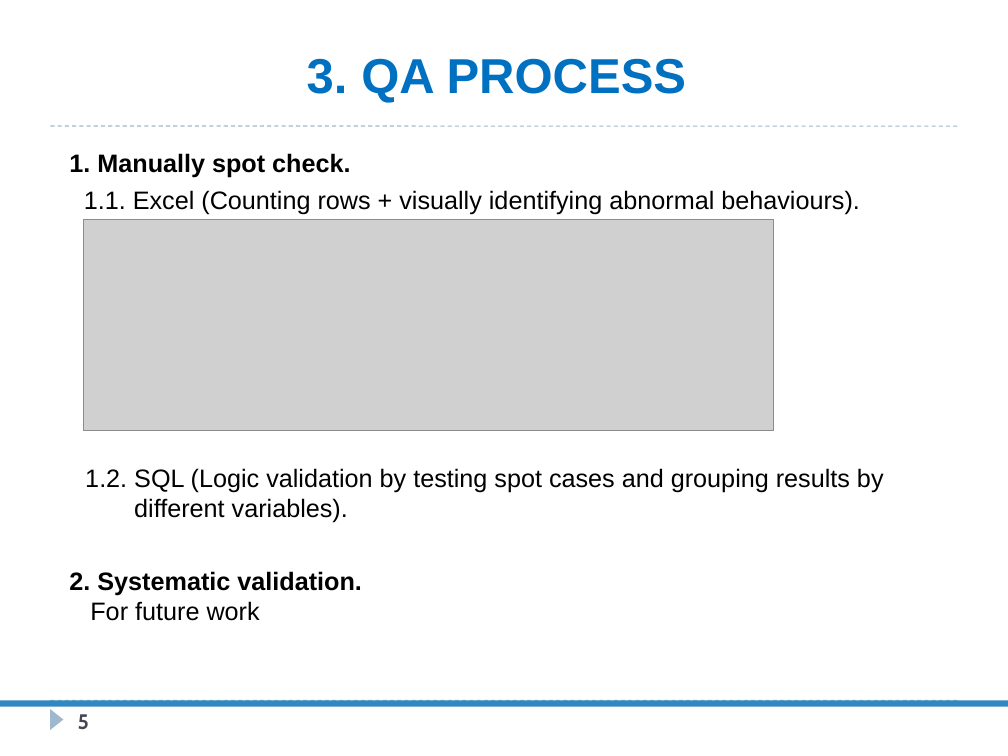
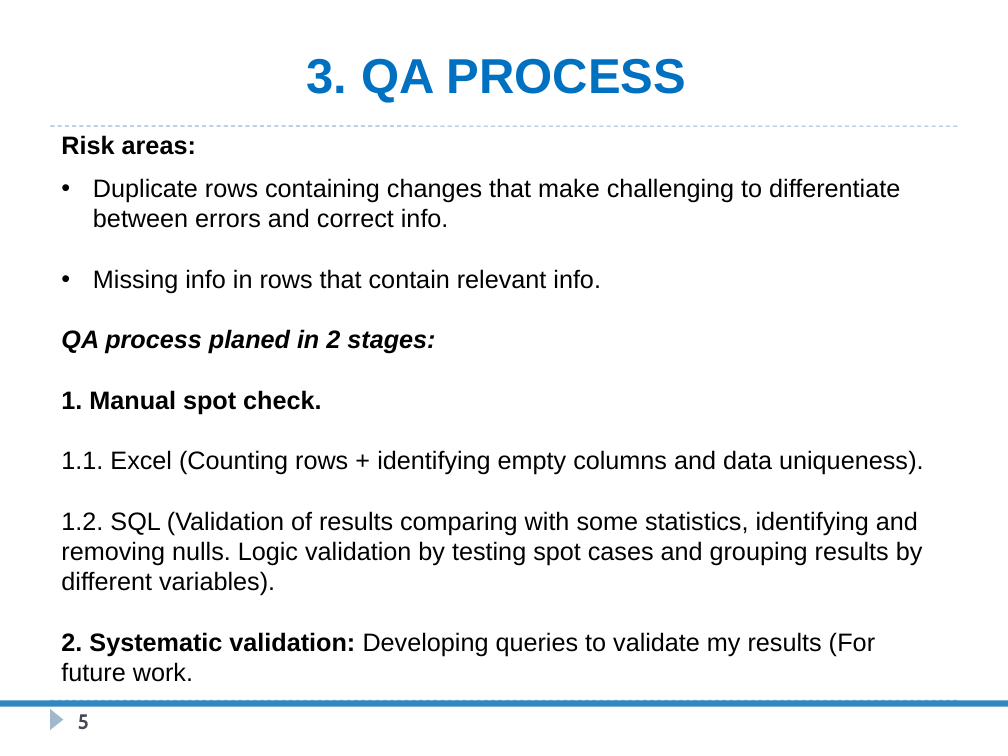
Before and after one commit to hgiorgib/SQL-Project, a slide deck: slide 5 of SQL-Project Presentation.pptx. Drawn at 1008x756 pixels with LibreOffice and Linux fonts; fonts in the diff are those of the drawing; grey boxes stand for pictures. Boxes give left, top, right and bottom in pixels: in the first picture for what was removed or moved away, otherwise in the second. Text is boxed around its words. In the diff, an @@ line names an element or a change of style, - is before the commit and + after.

```diff
--- a/SQL-Project Presentation.pptx
+++ b/SQL-Project Presentation.pptx
@@ text added at <box>61,135,924,682</box>, 18 pt, text #000000 @@
+Risk areas:
+• Duplicate rows containing changes that make challenging to differentiate between errors and correct info.
+• Missing info in rows that contain relevant info.
+QA process planed in 2 stages:
+1. Manual spot check.
+1.1. Excel (Counting rows + identifying empty columns and data uniqueness).
+1.2. SQL (Validation of results comparing with some statistics, identifying and removing nulls. Logic validation by testing spot cases and grouping results by different variables).
+2. Systematic validation: Developing queries to validate my results (For future work.
@@ text removed at <box>69,153,350,178</box> @@
-1. Manually spot check.
@@ text removed at <box>84,190,860,215</box> @@
-1.1. Excel (Counting rows + visually identifying abnormal behaviours).
@@ picture removed at <box>84,220,774,430</box> @@
@@ text removed at <box>85,468,884,523</box> @@
-1.2. SQL (Logic validation by testing spot cases and grouping results by
-different variables).
@@ text removed at <box>69,571,361,621</box> @@
-2. Systematic validation.
-For future work
```
Also in this commit, not shown: 2 other slides changed, 2 other files.
